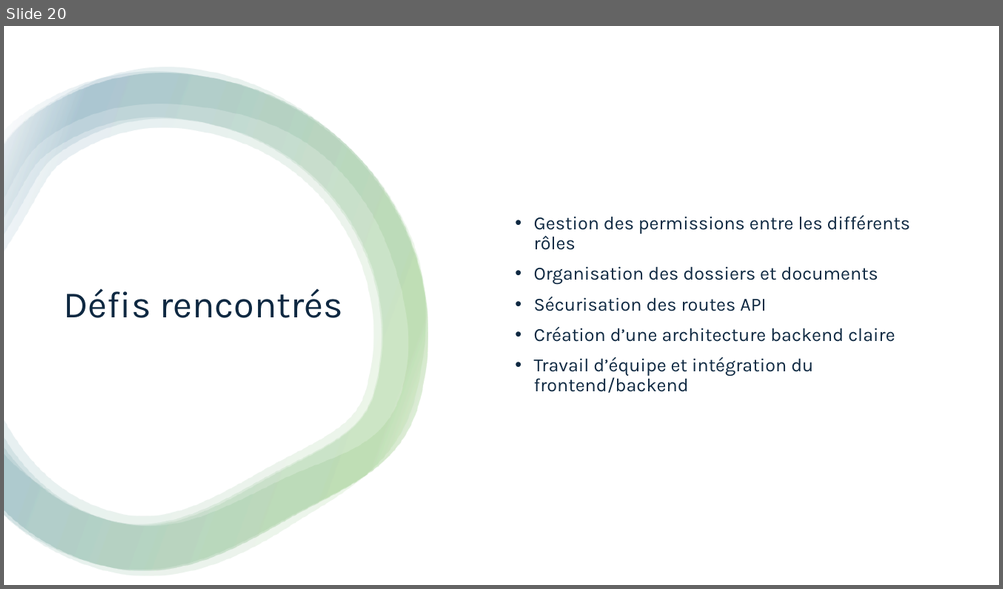
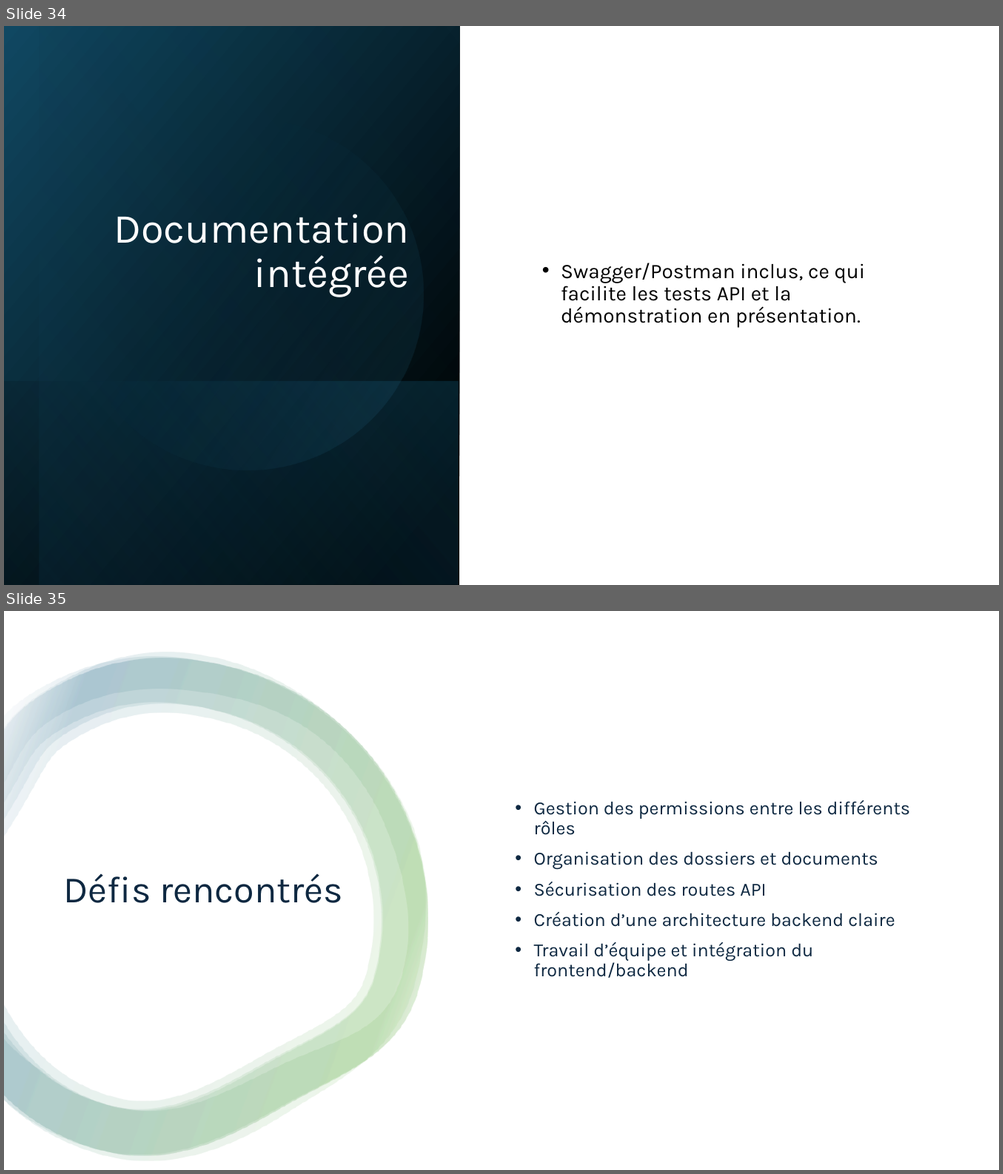
Before and after one commit to xpelletier07/Projet_Site_Immigration, a slide deck: Mandats/Mandat_3/Présentation.pptx. Shown one above the other, each under a label of ours: slide 20 before the commit, slides 34 and 35 after it. The pictures are 1003x589 and 1003x1174 pixels, drawn with LibreOffice and Linux fonts; fonts in the diff are those of the drawing. Boxes give left, top, right and bottom in pixels: in the first picture for what was removed or moved away, otherwise in the second. Text is boxed around its words. In the diff, an @@ line names an element or a change of style, - is before the commit and + after.

```diff
--- a/Mandats/Mandat_3/Présentation.pptx
+++ b/Mandats/Mandat_3/Présentation.pptx
@@ slide 34 added at box(4, 26, 999, 585), background #FFFFFF @@
@@ rectangle added at box(4, 26, 459, 585), fill gradient #000000 to #104862 @@
@@ rectangle added at box(40, 26, 460, 585), fill gradient #000000 to #156082 @@
@@ ellipse added at box(40, 86, 455, 502), fill gradient #156082 to #46B1E1 @@
@@ title added at box(114, 214, 409, 298), 40 pt, text #FFFFFF @@
+Documentation intégrée
@@ text added at box(560, 263, 865, 328), 20 pt, text #000000 @@
+• Swagger/Postman inclus, ce qui facilite les tests API et la démonstration en présentation.
@@ rectangle added at box(4, 381, 458, 585), fill gradient #156082 to #000000 @@
@@ what was slide 20 is now slide 35 @@
```
Also in this commit, not shown: 3 slides changed, 15 other slides added.
